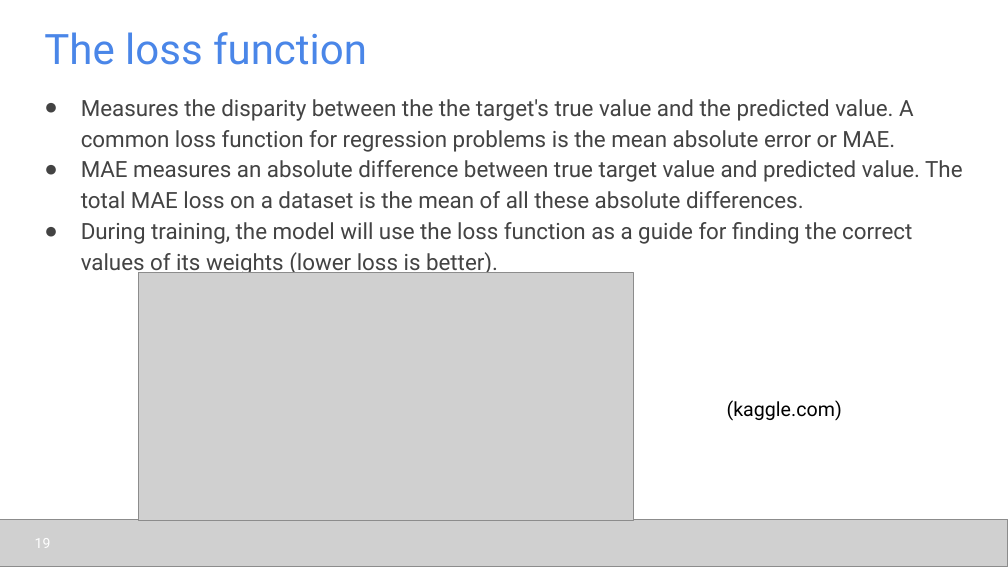
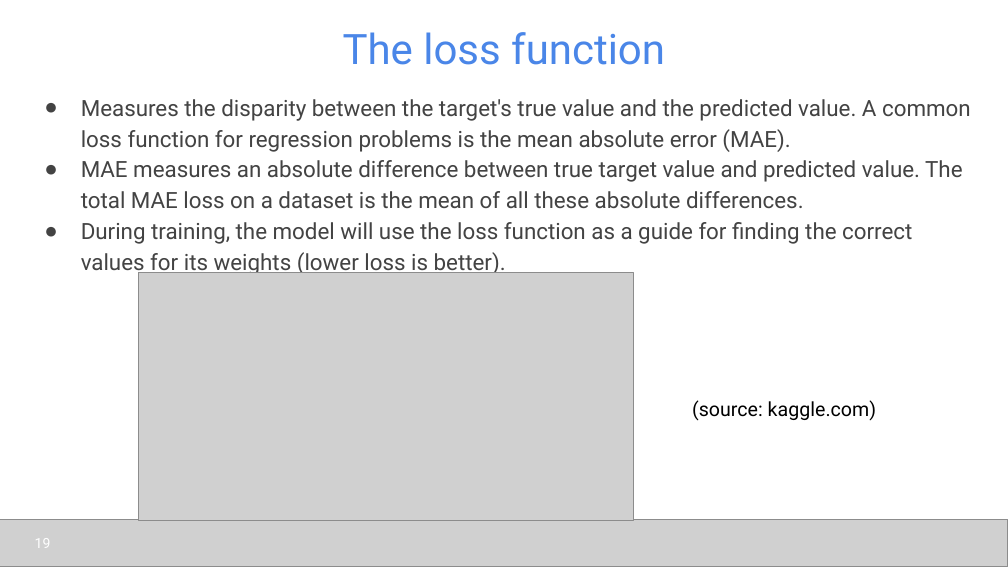
Before and after one commit to udel-cbcb/al_ml_workshop, a slide deck: slide 19 of Day_5/Lectures/Day_5_Lecture_1_Introduction_to_Deep_Learning.pptx. Drawn at 1008x567 pixels with LibreOffice and Linux fonts; fonts in the diff are those of the drawing; grey boxes stand for pictures. Boxes give left, top, right and bottom in pixels: in the first picture for what was removed or moved away, otherwise in the second. Text is boxed around its words. In the diff, an @@ line names an element or a change of style, - is before the commit and + after.

```diff
--- a/Day_5/Lectures/Day_5_Lecture_1_Introduction_to_Deep_Learning.pptx
+++ b/Day_5/Lectures/Day_5_Lecture_1_Introduction_to_Deep_Learning.pptx
@@ title "The loss function" at [343,32,665,65]: alignment left to centre @@
@@ text at [81,99,971,152]: text changed @@
-● Measures the disparity between the the target's true value and the predicted value. A common loss function for regression problems is the mean absolute error or MAE.
+● Measures the disparity between the target's true value and the predicted value. A common loss function for regression problems is the mean absolute error (MAE).
@@ text at [81,222,912,276]: text changed @@
-● During training, the model will use the loss function as a guide for finding the correct values of its weights (lower loss is better).
+● During training, the model will use the loss function as a guide for finding the correct values for its weights (lower loss is better).
@@ text at [692,400,877,421]: text changed @@
-(kaggle.com)
+(source: kaggle.com)
```
Also in this commit, not shown: 25 other slides changed, 1 slide added, 3 other files.
